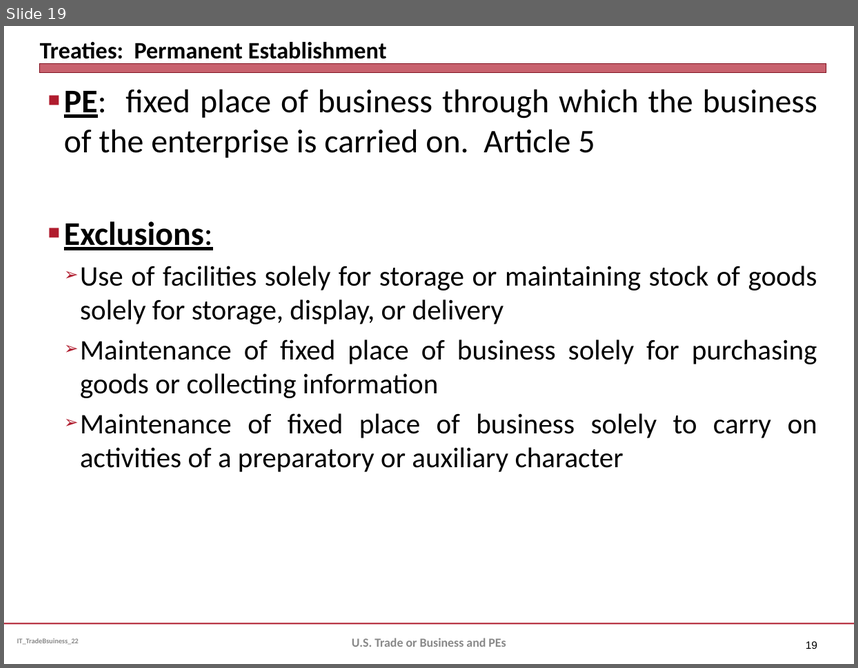
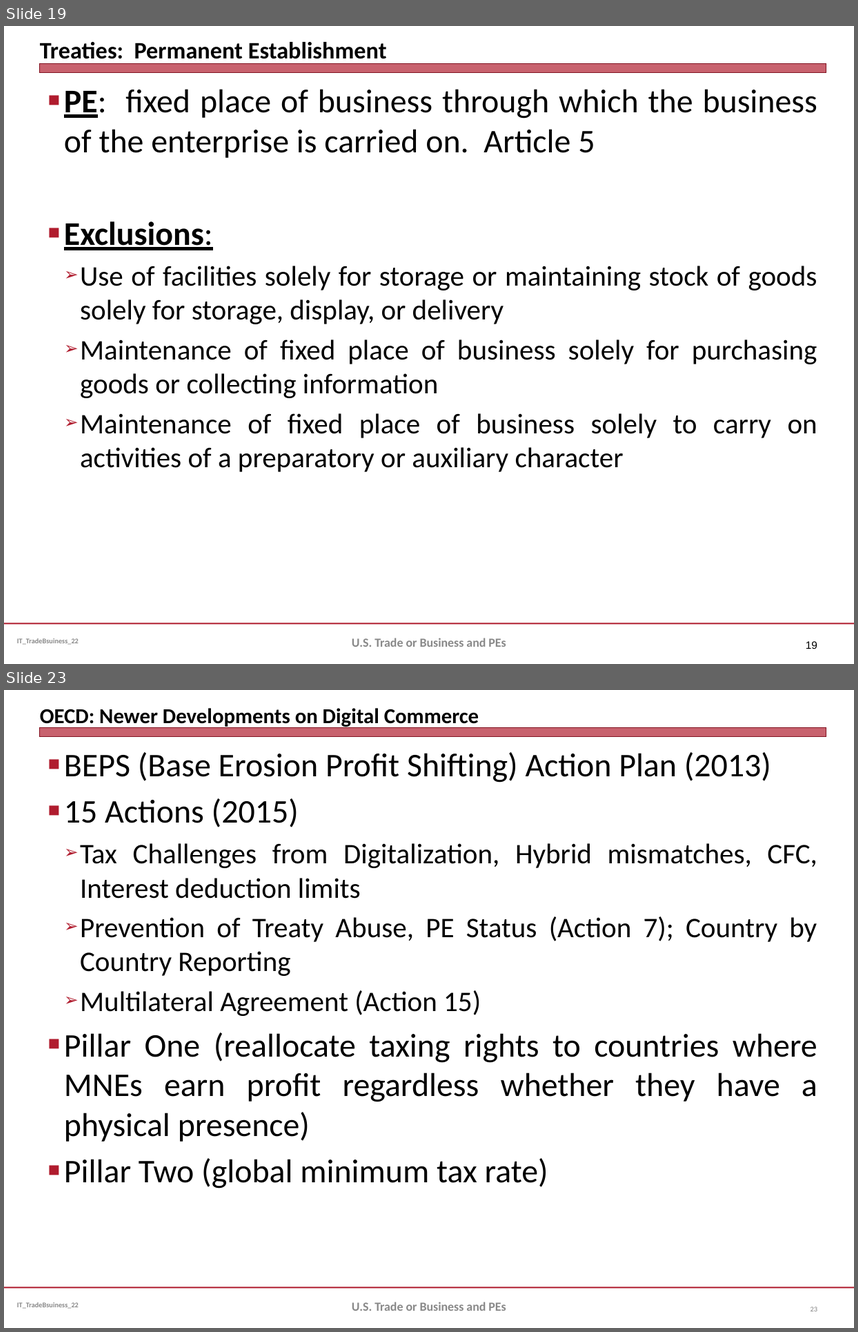
Before and after one commit to jmc877/International-Tax, a slide deck: slides/IT_Slides_ETB_22.pptx. Shown one above the other, each under a label of ours: slide 19 before the commit, slides 19 and 23 after it; the slides between them are not shown. The pictures are 858x668 and 858x1332 pixels, drawn with LibreOffice and Linux fonts; fonts in the diff are those of the drawing. Boxes give left, top, right and bottom in pixels: in the first picture for what was removed or moved away, otherwise in the second. Text is boxed around its words. In the diff, an @@ line names an element or a change of style, - is before the commit and + after.

```diff
--- a/slides/IT_Slides_ETB_22.pptx
+++ b/slides/IT_Slides_ETB_22.pptx
@@ slide 23 added at (4,690,854,1328), background #FFFFFF; not listed: 3 template elements that a slide beside it also shows @@
@@ title added at (40,708,479,729), 18 pt, text #000000, bold @@
+OECD: Newer Developments on Digital Commerce
@@ text added at (64,752,818,1188), 28 pt, text #000000 @@
+■ BEPS (Base Erosion Profit Shifting) Action Plan (2013)
+■ 15 Actions (2015)
+  ➢ Tax Challenges from Digitalization, Hybrid mismatches, CFC, Interest deduction limits
+  ➢ Prevention of Treaty Abuse, PE Status (Action 7); Country by Country Reporting
+  ➢ Multilateral Agreement (Action 15)
+■ Pillar One (reallocate taxing rights to countries where MNEs earn profit regardless whether they have a physical presence)
+■ Pillar Two (global minimum tax rate)
@@ text added at (352,1301,506,1310), 10.5 pt, text #898989, bold @@
+U.S. Trade or Business and PEs
@@ page number added at (811,1306,818,1311), 6 pt, text #808080 @@
+23
```
Also in this commit, not shown: 3 slides changed, 1 other file.
